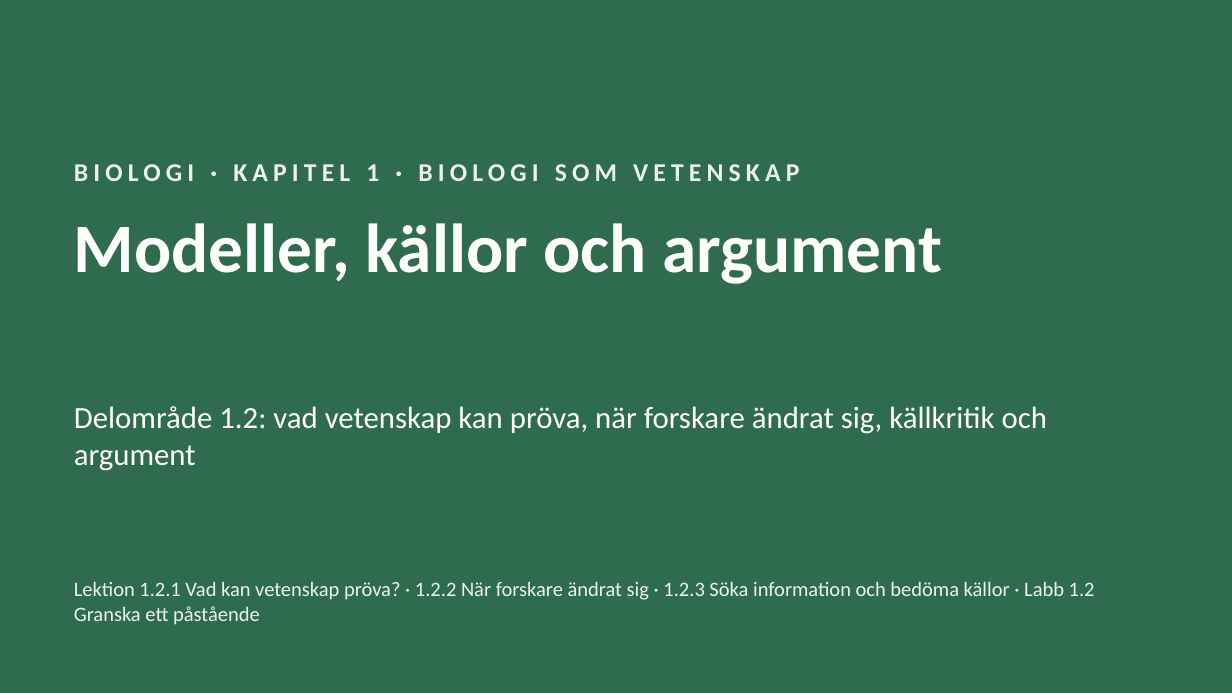
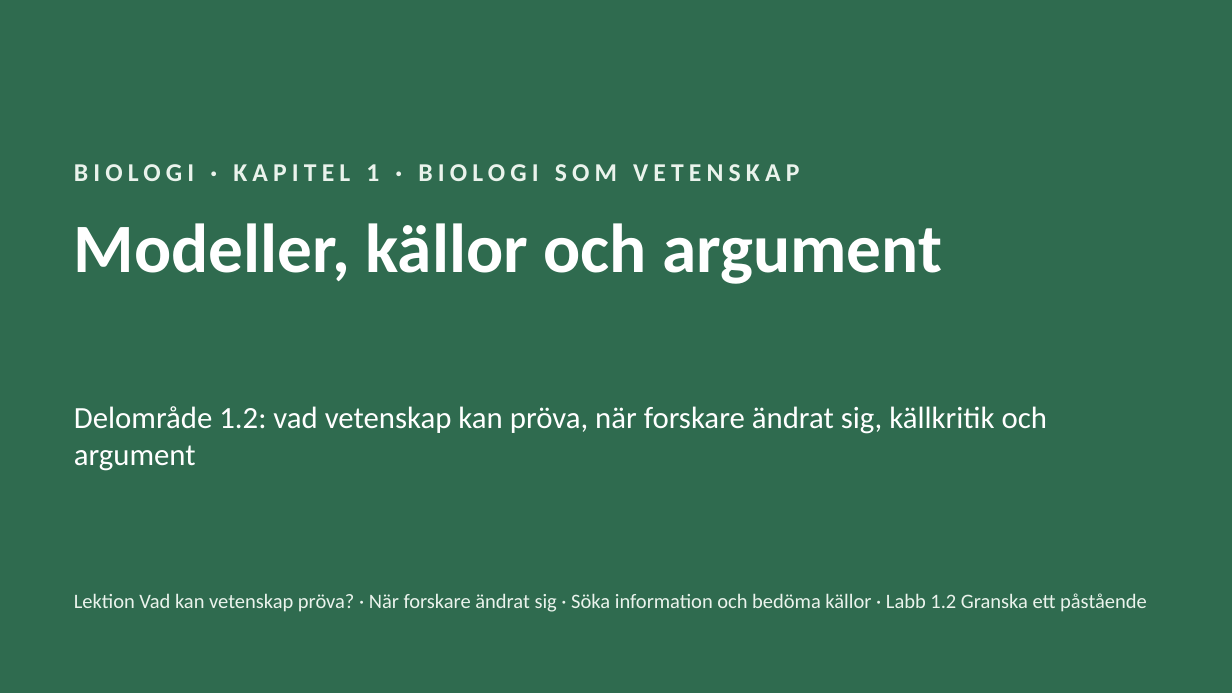
Before and after one commit to sweviktor95/pluggis, a slide deck: slide 1 of planering/biologi-omrade1/biologi-1-2-modeller-kallor-argument.pptx. Drawn at 1232x693 pixels with LibreOffice and Linux fonts; fonts in the diff are those of the drawing. Boxes give left, top, right and bottom in pixels: in the first picture for what was removed or moved away, otherwise in the second. Text is boxed around its words. In the diff, an @@ line names an element or a change of style, - is before the commit and + after.

```diff
--- a/planering/biologi-omrade1/biologi-1-2-modeller-kallor-argument.pptx
+++ b/planering/biologi-omrade1/biologi-1-2-modeller-kallor-argument.pptx
@@ text at box(74, 593, 1147, 612): text changed @@
-Lektion 1.2.1 Vad kan vetenskap pröva? · 1.2.2 När forskare ändrat sig · 1.2.3 Söka information och bedöma källor · Labb 1.2 Granska ett påstående
+Lektion Vad kan vetenskap pröva? · När forskare ändrat sig · Söka information och bedöma källor · Labb 1.2 Granska ett påstående
```
Also in this commit, not shown: 6 other slides changed, 14 other files.
